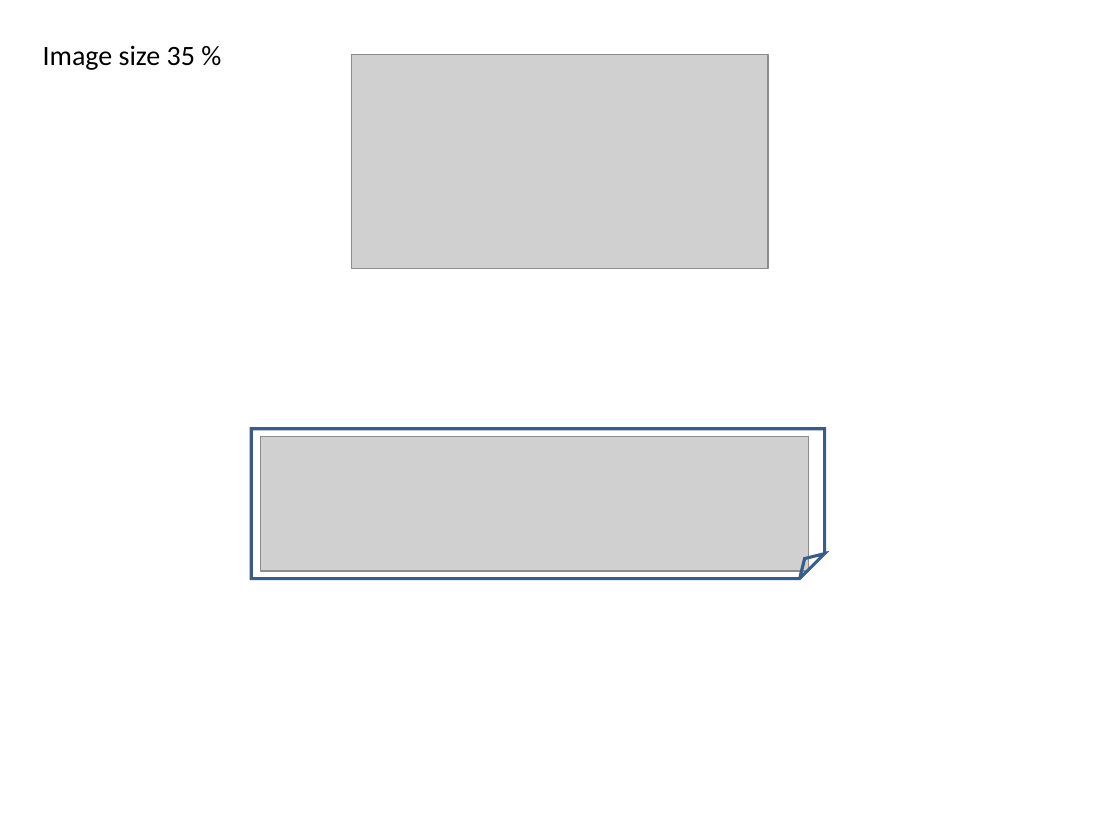
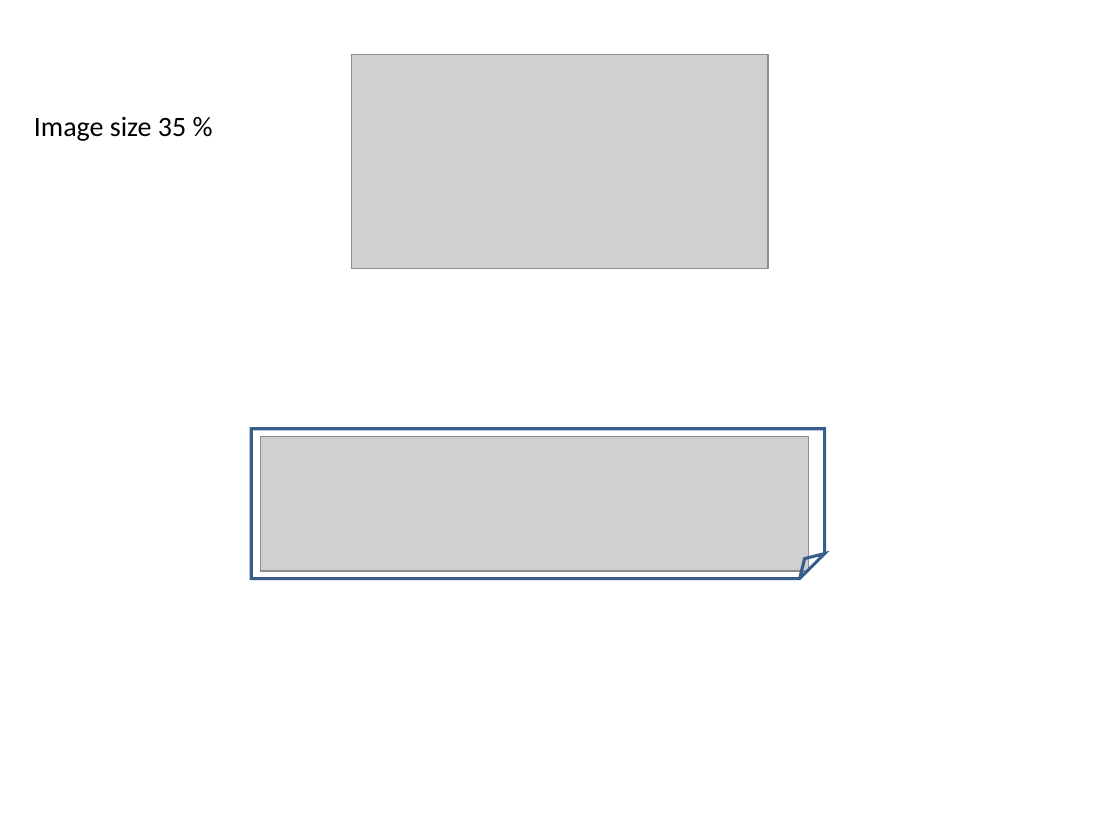
Before and after one commit to telosys-tools-doc/telosys-web-site-v3, a slide deck: slide 7 of img-ppt/templates-img.ppt. Drawn at 1120x840 pixels with LibreOffice and Linux fonts; fonts in the diff are those of the drawing; grey boxes stand for pictures. Boxes give left, top, right and bottom in pixels: in the first picture for what was removed or moved away, otherwise in the second. Text is boxed around its words. In the diff, an @@ line names an element or a change of style, - is before the commit and + after.

Commit message:
Images update

```diff
--- a/img-ppt/templates-img.ppt
+++ b/img-ppt/templates-img.ppt
@@ text "Image size 35 %": place and size @@
-text "Image size 35 %" at [43,45,195,70]
+text "Image size 35 %" at [34,117,186,141]
```
